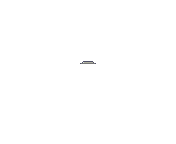
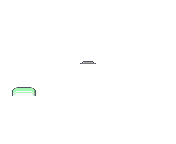
The second 176px x 144px image is a revision of the first. Changes to its layers:
painted on "전경" over [12,87,36,96]
